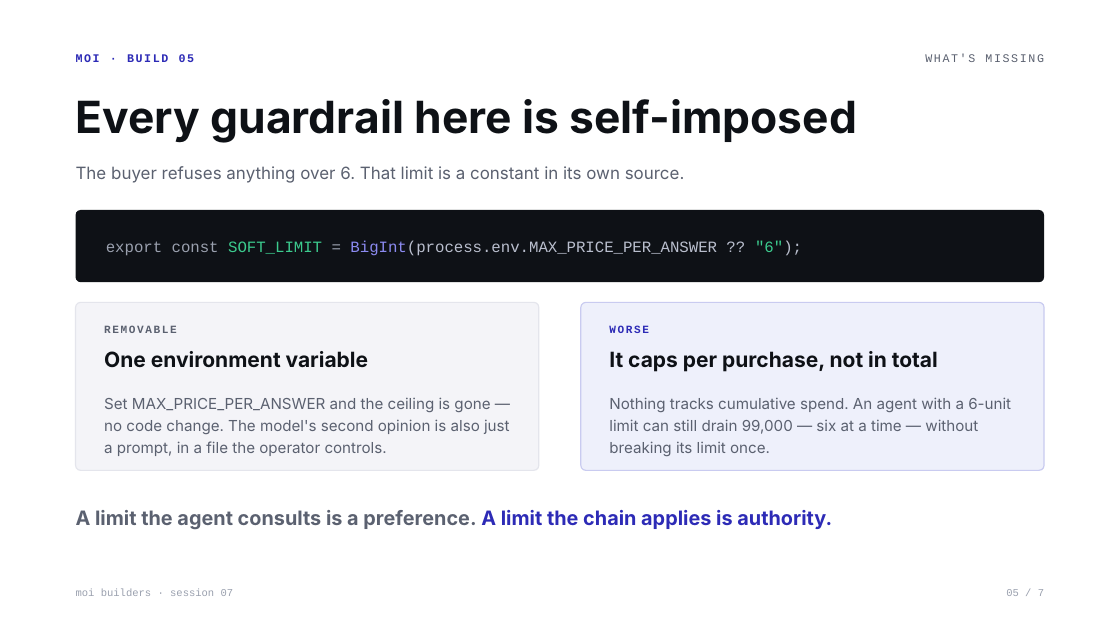
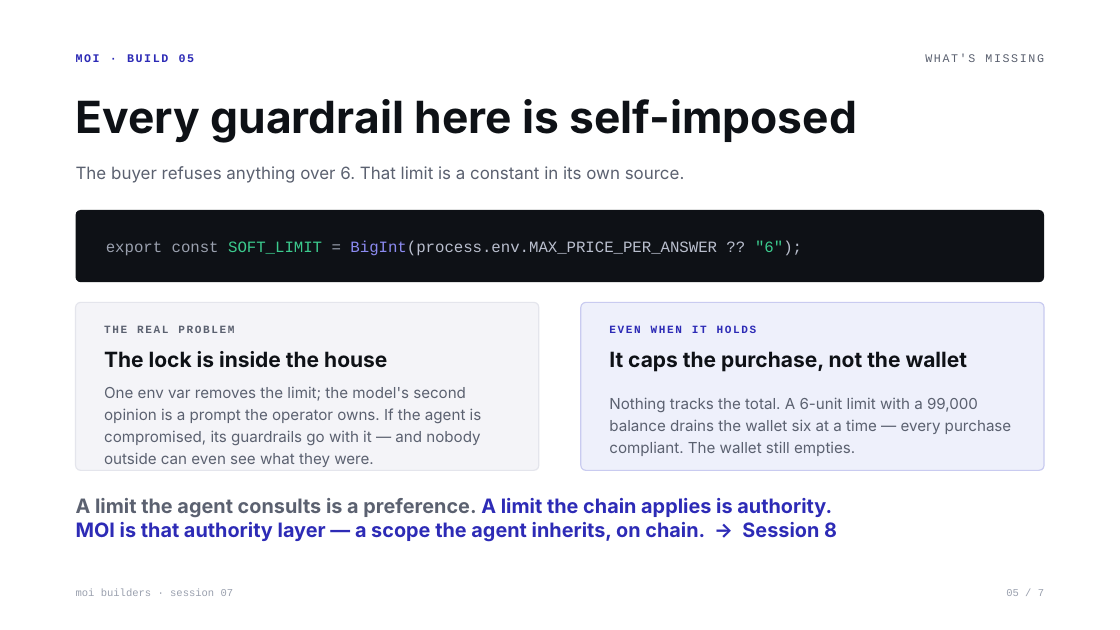
Before and after one commit to moi-foundation/MOI-Webinars, a slide deck: slide 5 of session-7/deck/MOI_Builders_S7-new.pptx. Drawn at 1120x630 pixels with LibreOffice and Linux fonts; fonts in the diff are those of the drawing. Boxes give left, top, right and bottom in pixels: in the first picture for what was removed or moved away, otherwise in the second. Text is boxed around its words. In the diff, an @@ line names an element or a change of style, - is before the commit and + after.

```diff
--- a/session-7/deck/MOI_Builders_S7-new.pptx
+++ b/session-7/deck/MOI_Builders_S7-new.pptx
@@ text at (104,325,234,333): text changed @@
-REMOVABLE
+THE REAL PROBLEM
@@ text at (609,325,757,333): text changed @@
-WORSE
+EVEN WHEN IT HOLDS
@@ text at (104,351,387,368): text changed @@
-One environment variable
+The lock is inside the house
@@ text at (609,351,967,372): text changed @@
-It caps per purchase, not in total
+It caps the purchase, not the wallet
@@ text at (104,387,482,467): text changed @@
-Set MAX_PRICE_PER_ANSWER and the ceiling is gone — no code change. The model's second opinion is also just a prompt, in a file the operator controls.
+One env var removes the limit; the model's second opinion is a prompt the operator owns. If the agent is compromised, its guardrails go with it — and nobody outside can even see what they were.
@@ text at (609,397,1012,456): text changed @@
-Nothing tracks cumulative spend. An agent with a 6-unit limit can still drain 99,000 — six at a time — without breaking its limit once.
+Nothing tracks the total. A 6-unit limit with a 99,000 balance drains the wallet six at a time — every purchase compliant. The wallet still empties.
@@ text at (76,498,837,542): text changed; text colour #5B6170 to #2D2BB6 @@
-A limit the agent consults is a preference. A limit the chain applies is authority.
+A limit the agent consults is a preference. A limit the chain applies is authority.
+MOI is that authority layer — a scope the agent inherits, on chain. → Session 8
```
